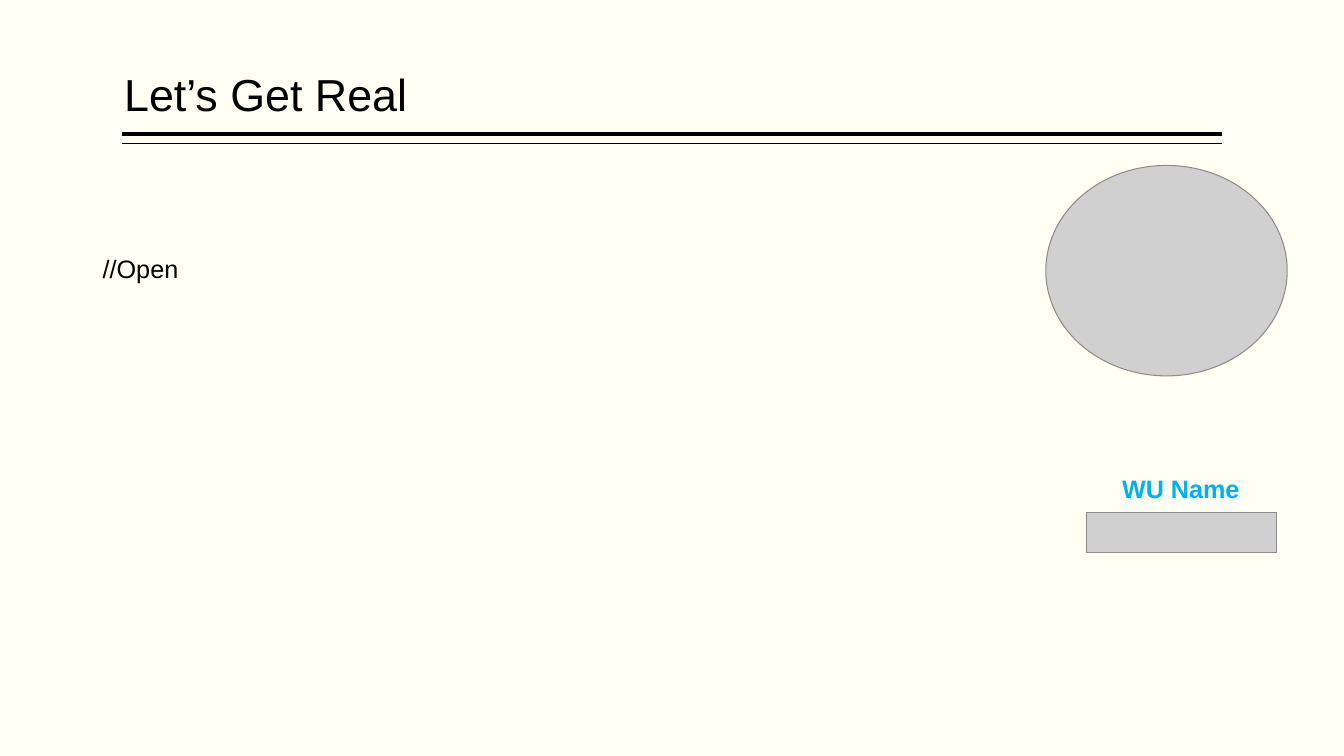
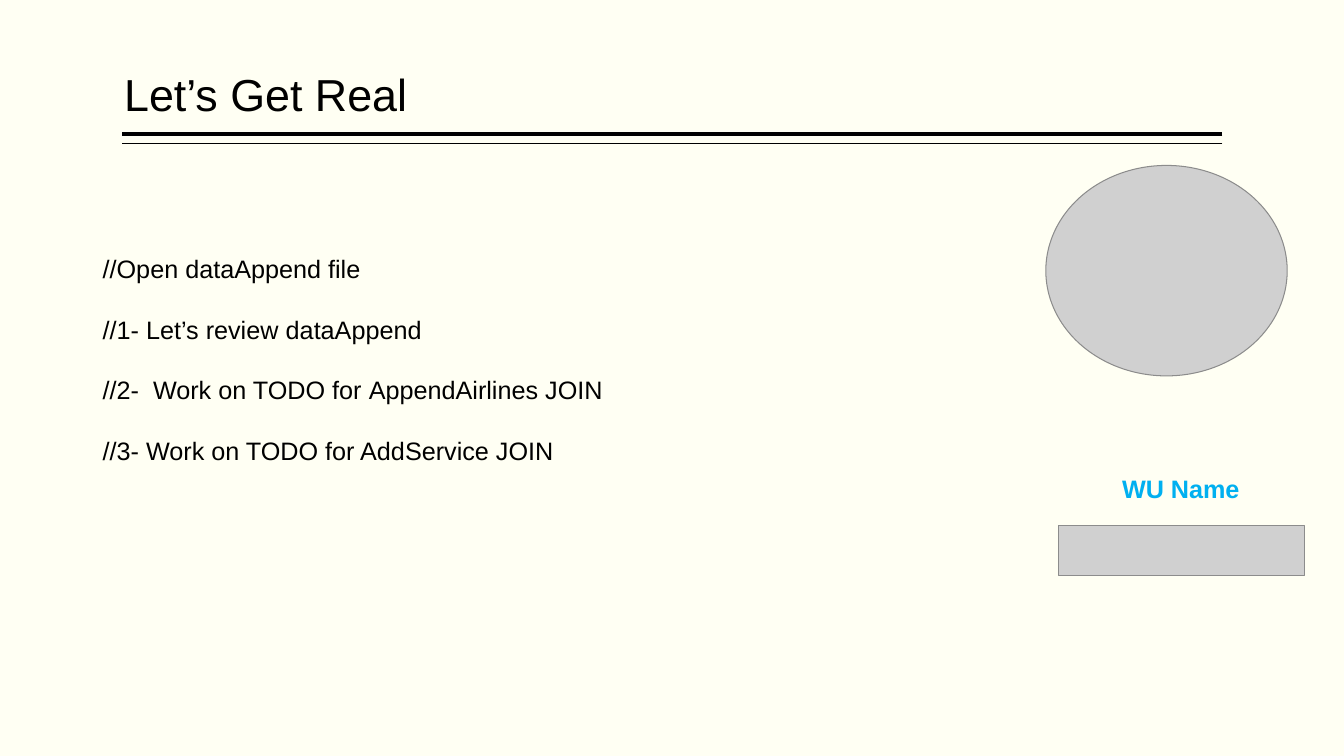
Before and after one commit to hpccsystems-solutions-lab/NCF-2021, a slide deck: slide 65 of BigData-ECL-NCF2021.pptx. Drawn at 1344x756 pixels with LibreOffice and Linux fonts; fonts in the diff are those of the drawing; grey boxes stand for pictures. Boxes give left, top, right and bottom in pixels: in the first picture for what was removed or moved away, otherwise in the second. Text is boxed around its words. In the diff, an @@ line names an element or a change of style, - is before the commit and + after.

Commit message:
Ready for review 01

```diff
--- a/BigData-ECL-NCF2021.pptx
+++ b/BigData-ECL-NCF2021.pptx
@@ text at (103, 259, 602, 461): text changed @@
-//Open
+//Open dataAppend file
+//1- Let’s review dataAppend
+//2- Work on TODO for AppendAirlines JOIN
+//3- Work on TODO for AddService JOIN
@@ picture added at (1059, 525, 1305, 575) @@
@@ picture removed at (1087, 512, 1276, 553) @@
```
Also in this commit, not shown: 1 other slide changed, 5 other files.
